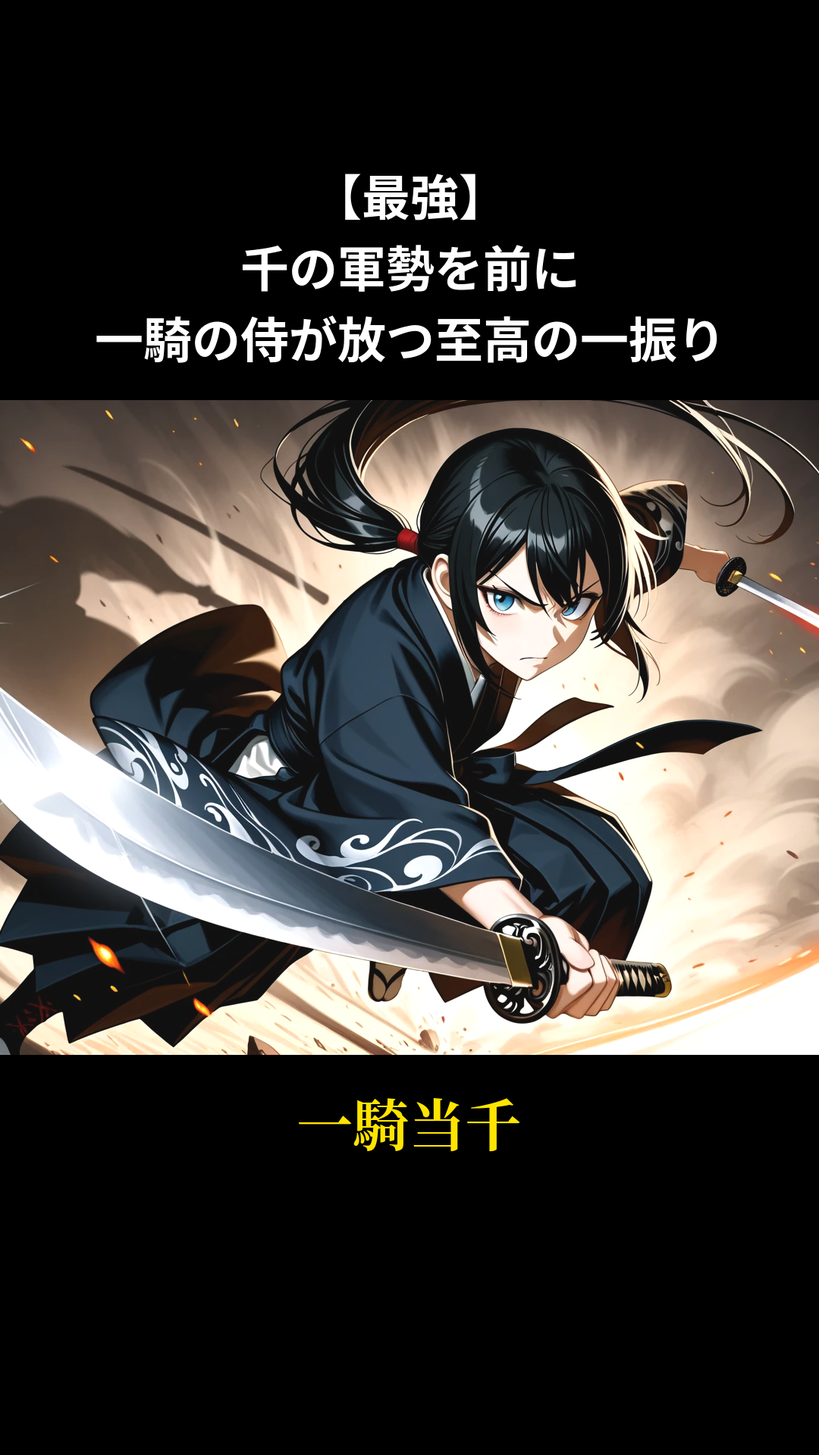
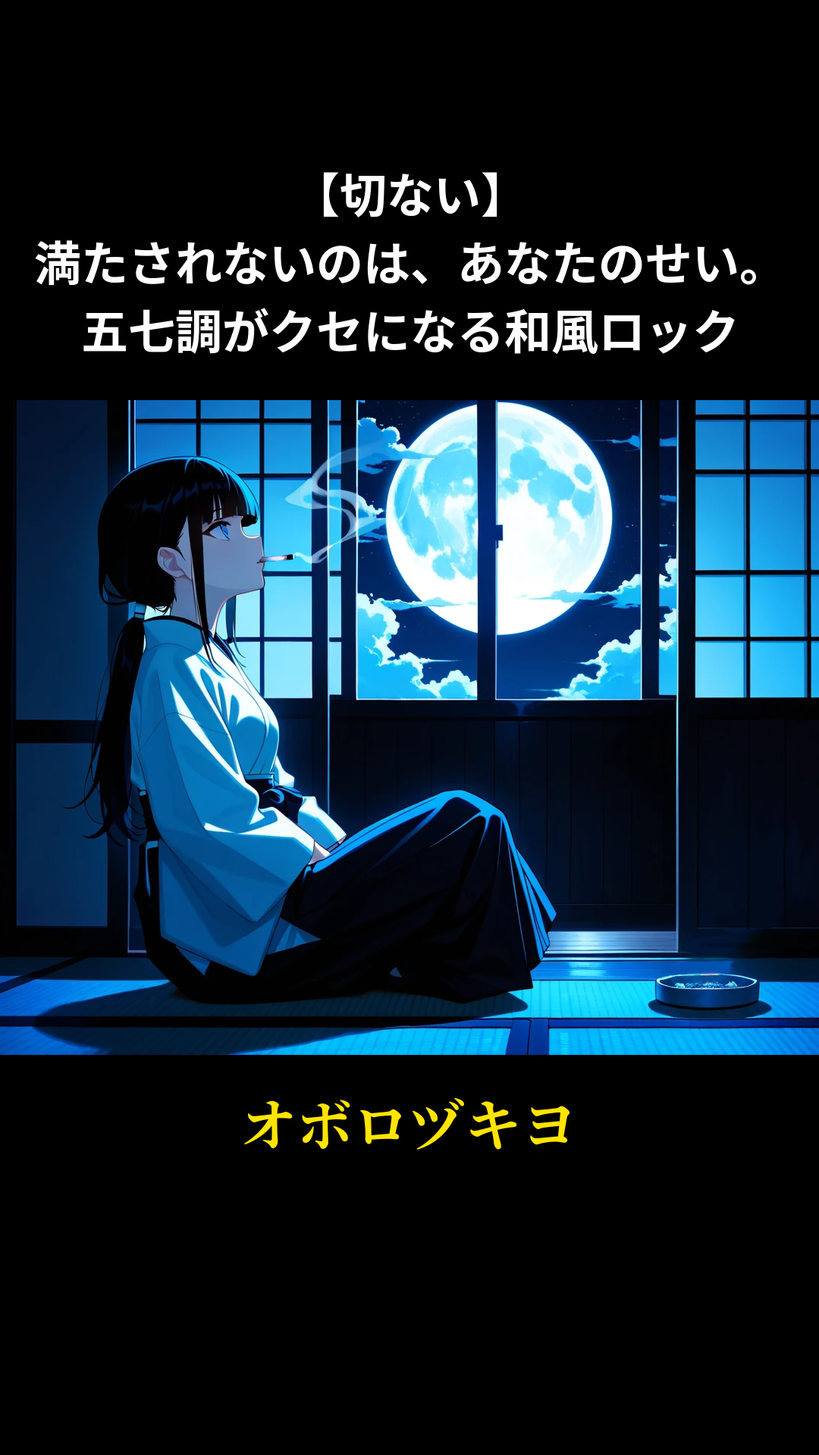
Comparing the layer stacks of the two 819 × 1455 images. Changes:
renamed "【最強】 ..." to "【切ない】 ...", painted on it over [left=34, top=172, right=756, bottom=364]
renamed "IKKITOSEN_keyvisual.png" to "Oborozukiyo_keyvisual.png", painted on it over [left=0, top=400, right=819, bottom=1056]
renamed "一騎当千" to "オボロヅキヨ", painted on it over [left=244, top=1097, right=571, bottom=1153]
